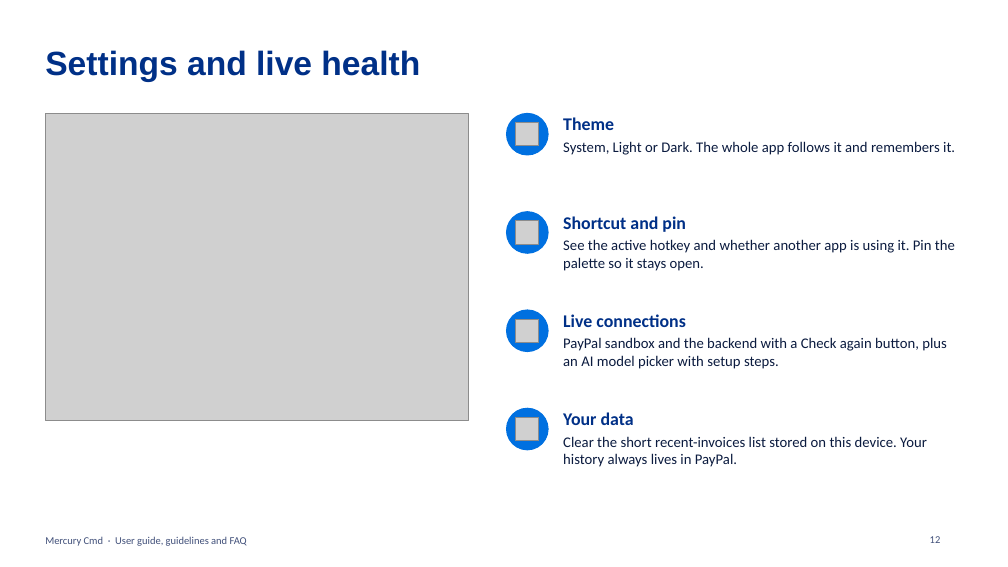
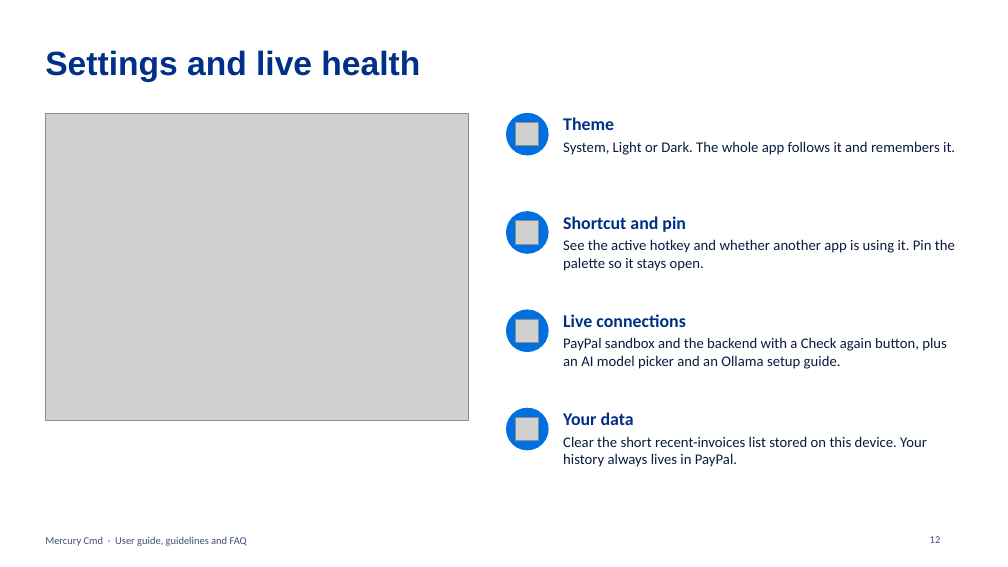
Before and after one commit to vignarajj/mercury_cmd_paypal, a slide deck: slide 12 of docs/Mercury-Cmd-Guide.pptx. Drawn at 1008x567 pixels with LibreOffice and Linux fonts; fonts in the diff are those of the drawing; grey boxes stand for pictures. Boxes give left, top, right and bottom in pixels: in the first picture for what was removed or moved away, otherwise in the second. Text is boxed around its words. In the diff, an @@ line names an element or a change of style, - is before the commit and + after.

Commit message:
feat: show unusable Ollama models with the reason, add an Ollama setup guide
Settings now lists every model Ollama has: local chat models can be chosen, the
rest (cloud and embedding models) are shown with why they cannot be used. A
four-step guide covers installing Ollama, starting it, pulling the model and
checking it, and opens by itself when no model is ready. README, spec, testing
matrix, guide deck and screenshots updated.

```diff
--- a/docs/Mercury-Cmd-Guide.pptx
+++ b/docs/Mercury-Cmd-Guide.pptx
@@ text at box(563, 337, 947, 369): text changed @@
-PayPal sandbox and the backend with a Check again button, plus an AI model picker with setup steps.
+PayPal sandbox and the backend with a Check again button, plus an AI model picker and an Ollama setup guide.
```
Also in this commit, not shown: 1 other slide changed, 18 other files.
